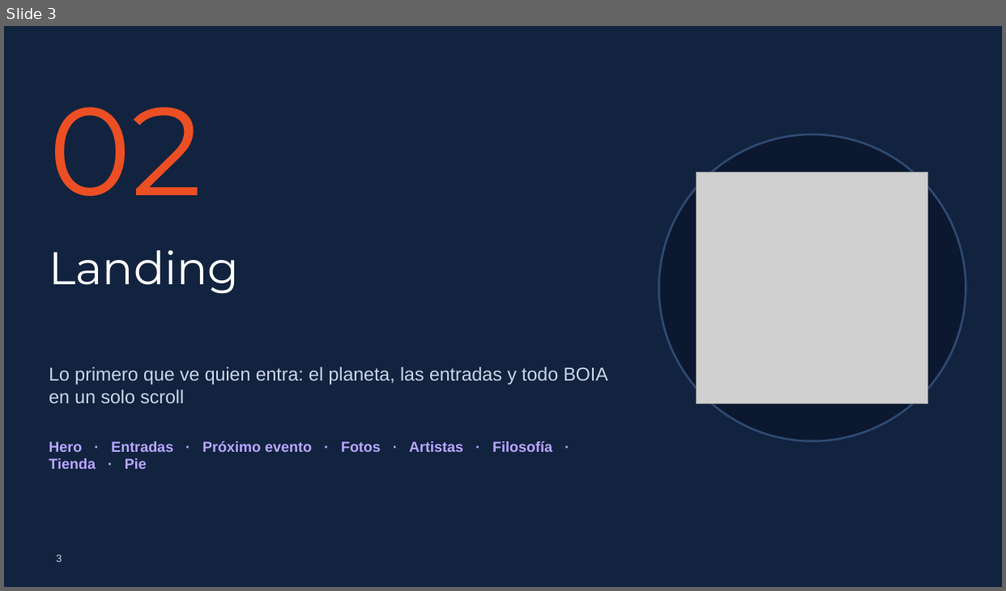
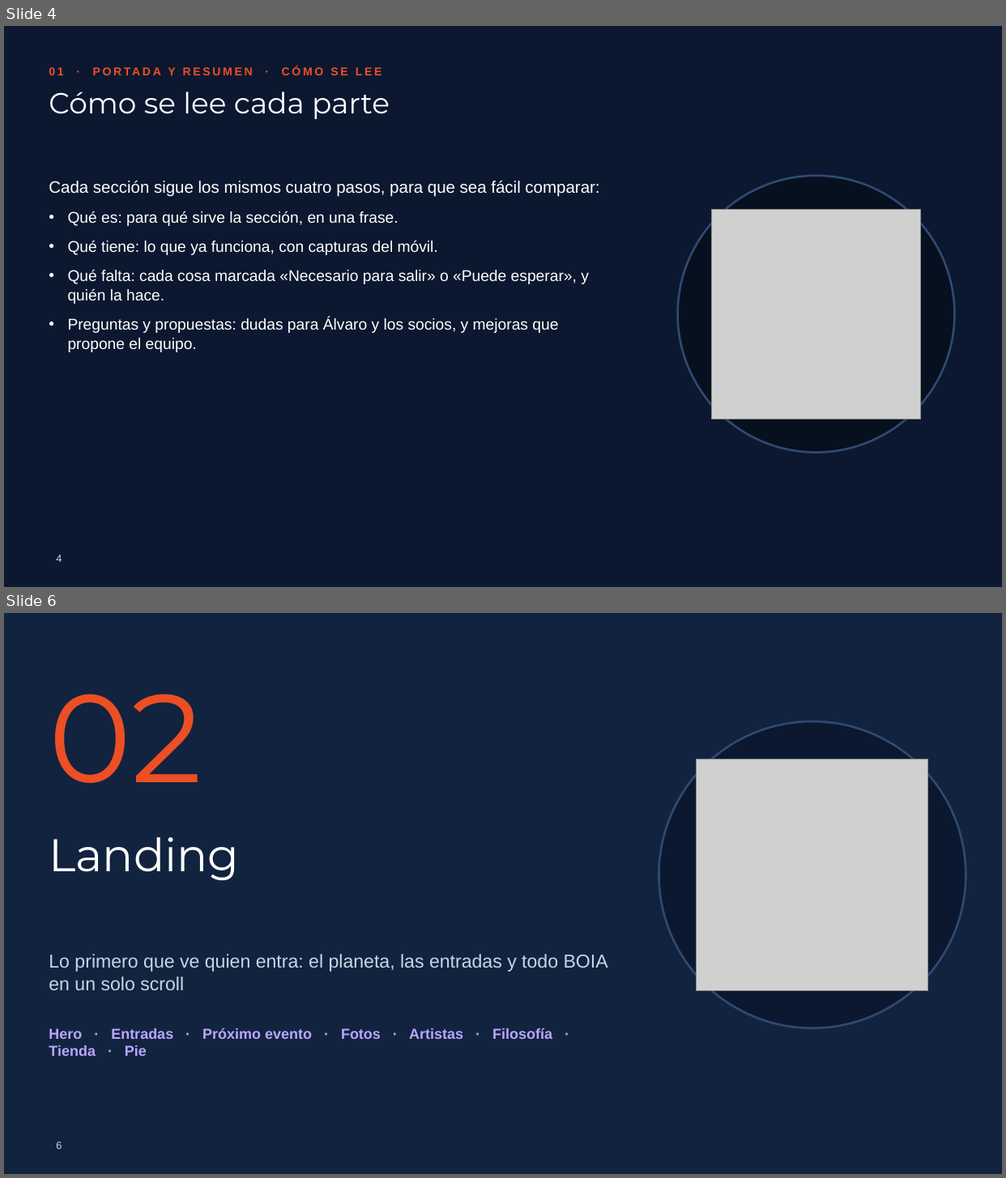
Before and after one commit to picodepato/boia-planet-web, a slide deck: docs/presentacion/boia-planet.pptx. Shown one above the other, each under a label of ours: slide 3 before the commit, slides 4 and 6 after it; the slides between them are not shown. The pictures are 1006x591 and 1006x1178 pixels, drawn with LibreOffice and Linux fonts; fonts in the diff are those of the drawing; grey boxes stand for pictures; background and template pictures are left out. Boxes give left, top, right and bottom in pixels: in the first picture for what was removed or moved away, otherwise in the second. Text is boxed around its words. In the diff, an @@ line names an element or a change of style, - is before the commit and + after.

```diff
--- a/docs/presentacion/boia-planet.pptx
+++ b/docs/presentacion/boia-planet.pptx
@@ slide 4 added at box(4, 26, 1002, 587), background #0B1830 @@
@@ text added at box(49, 66, 382, 75), 11 pt, text #EC4F24, bold @@
+01 · PORTADA Y RESUMEN · CÓMO SE LEE
@@ title added at box(49, 92, 390, 119), 28 pt, text #FFFFFF @@
+Cómo se lee cada parte
@@ text added at box(49, 181, 599, 352), 15 pt, text #FFFFFF @@
+Cada sección sigue los mismos cuatro pasos, para que sea fácil comparar:
+• Qué es: para qué sirve la sección, en una frase.
+• Qué tiene: lo que ya funciona, con capturas del móvil.
+• Qué falta: cada cosa marcada «Necesario para salir» o «Puede esperar», y quién la hace.
+• Preguntas y propuestas: dudas para Álvaro y los socios, y mejoras que propone el equipo.
@@ ellipse added at box(678, 176, 955, 453), fill #07101F, outline #2F4A72 2 pt @@
@@ picture added at box(711, 209, 921, 419) @@
@@ page number added at box(56, 555, 62, 562), 10 pt, text #C9D4E6 @@
+4
@@ what was slide 3 is now slide 6 @@
@@ page number at box(56, 1142, 62, 1149): text changed @@
-3
+6
```
Also in this commit, not shown: 4 slides changed, 29 other slides added, 3 slides removed, 9 other files.
